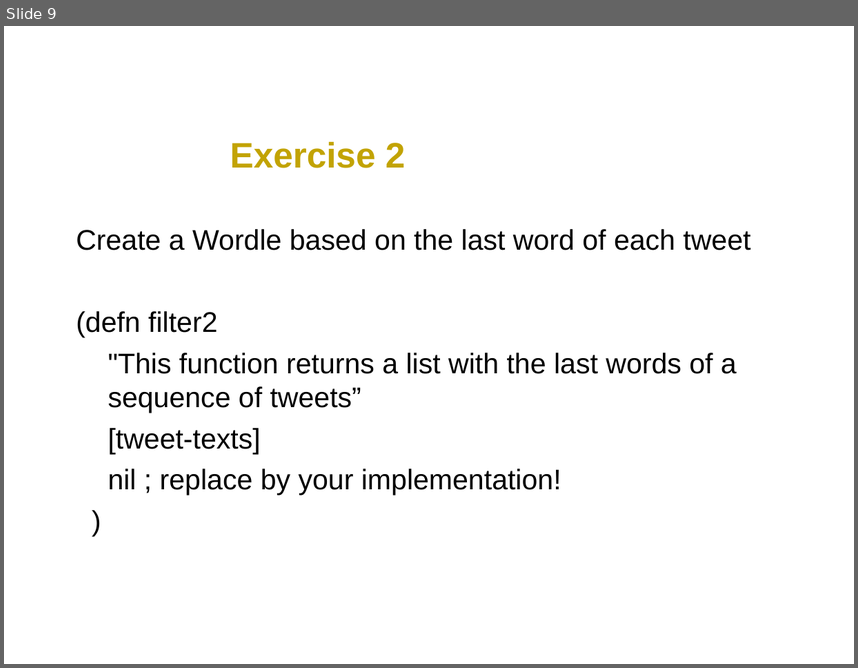
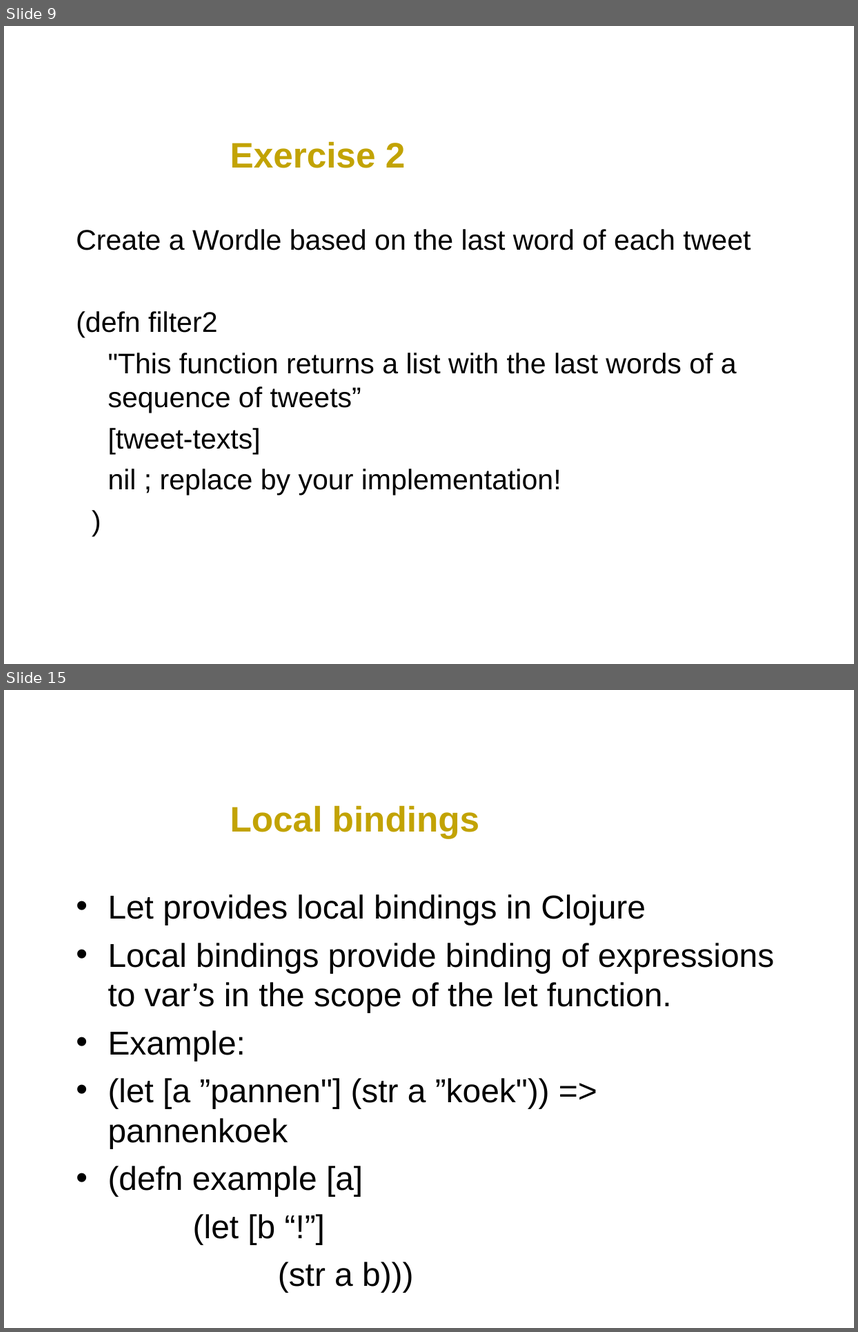
Before and after one commit to svdberg/ClojureJFall2011, a slide deck: ClojureWorkshop.ppt. Shown one above the other, each under a label of ours: slide 9 before the commit, slides 9 and 15 after it; the slides between them are not shown. The pictures are 858x668 and 858x1332 pixels, drawn with LibreOffice and Linux fonts; fonts in the diff are those of the drawing; background and template pictures are left out. Boxes give left, top, right and bottom in pixels: in the first picture for what was removed or moved away, otherwise in the second. Text is boxed around its words. In the diff, an @@ line names an element or a change of style, - is before the commit and + after.

```diff
--- a/ClojureWorkshop.ppt
+++ b/ClojureWorkshop.ppt
@@ slide 15 added at (x1=4, y1=690, x2=854, y2=1328), background #FFFFFF @@
@@ title added at (x1=230, y1=805, x2=479, y2=839), 30 pt, text #C2A303, bold @@
+Local bindings
@@ text added at (x1=108, y1=894, x2=774, y2=1292), 28 pt, text #000000 @@
+• Let provides local bindings in Clojure
+• Local bindings provide binding of expressions to var’s in the scope of the let function.
+• Example:
+• (let [a ”pannen"] (str a ”koek")) => pannenkoek
+• (defn example [a]
+(let [b “!”]
+(str a b)))
```
Also in this commit, not shown: 1 slide changed, 9 other slides added, 2 slides removed, 2 other files.
